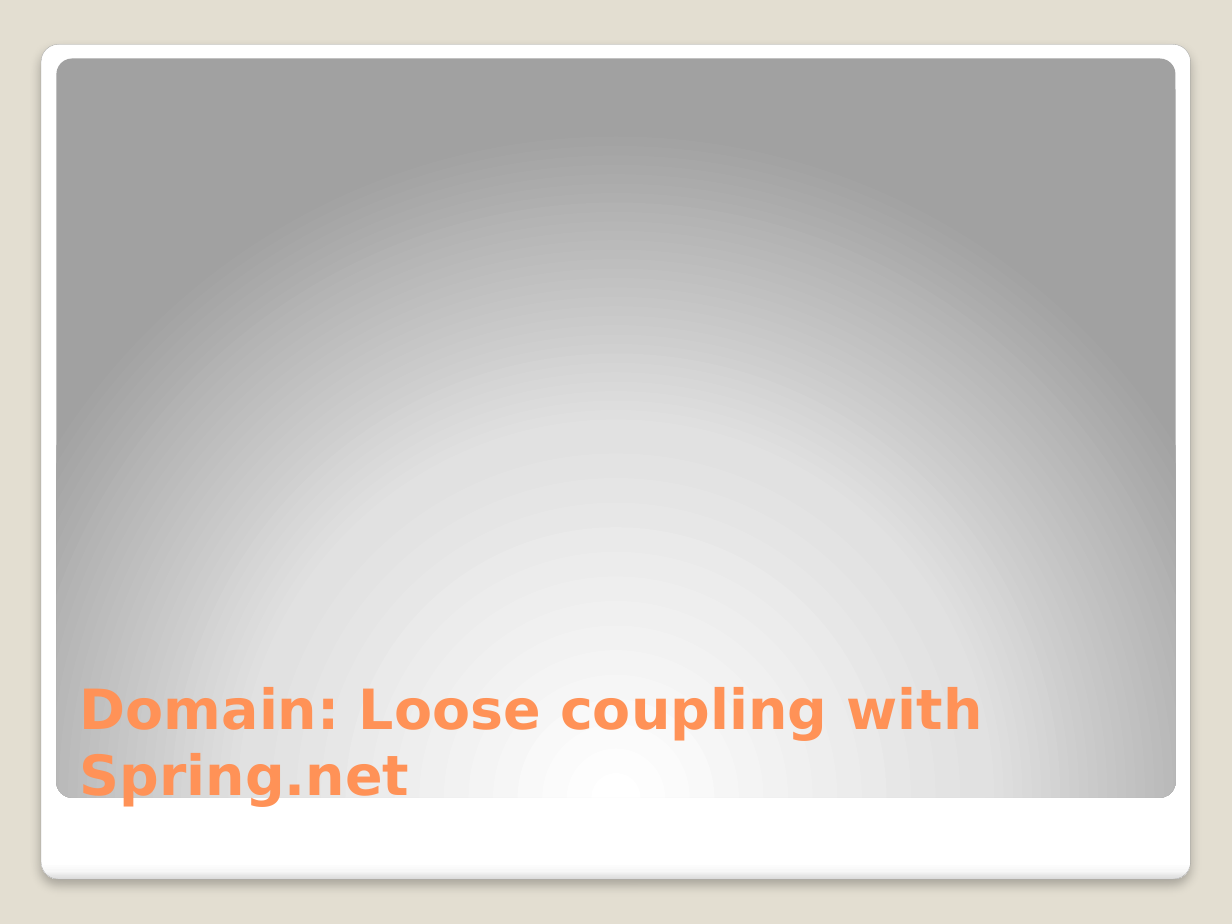
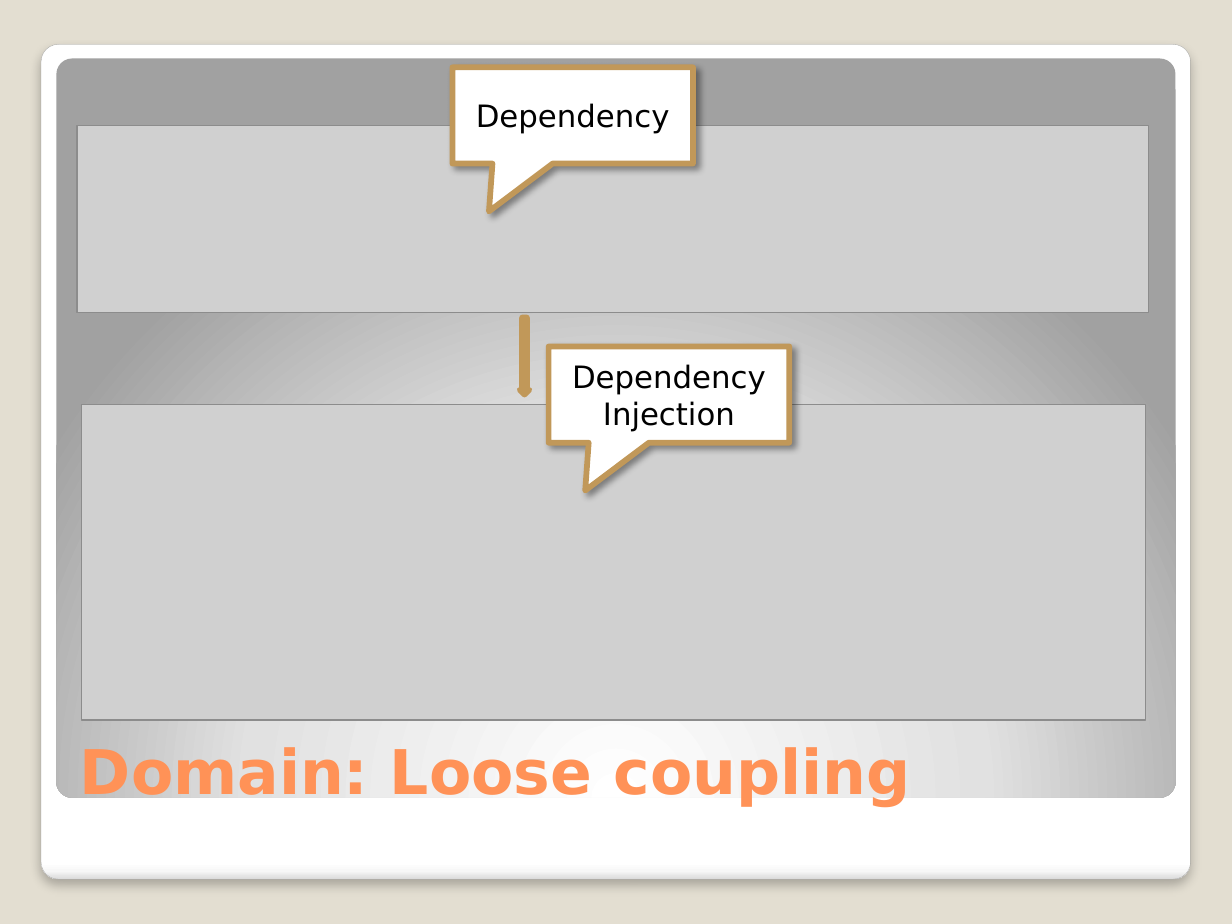
Before and after one commit to michelgrootjans/dkvlessonslearned, a slide deck: slide 8 of slides/Technical Session/Lessons learned.pptx. Drawn at 1232x924 pixels with LibreOffice and Linux fonts; fonts in the diff are those of the drawing; grey boxes stand for pictures. Boxes give left, top, right and bottom in pixels: in the first picture for what was removed or moved away, otherwise in the second. Text is boxed around its words. In the diff, an @@ line names an element or a change of style, - is before the commit and + after.

```diff
--- a/slides/Technical Session/Lessons learned.pptx
+++ b/slides/Technical Session/Lessons learned.pptx
@@ speech box added at (x1=452, y1=68, x2=692, y2=164), fill #FFFFFF, outline #C19859 3.35 pt, 18 pt, text #000000 @@
+Dependency
@@ picture added at (x1=76, y1=126, x2=1148, y2=313) @@
@@ down arrow added at (x1=520, y1=318, x2=530, y2=395), fill #C19859, outline #C19859 3.35 pt @@
@@ speech box added at (x1=548, y1=346, x2=788, y2=442), fill #FFFFFF, outline #C19859 3.35 pt, 18 pt, text #000000 @@
+Dependency Injection
@@ picture added at (x1=81, y1=404, x2=1146, y2=719) @@
@@ title at (x1=80, y1=745, x2=911, y2=808): text changed; size 32.4 to 36 pt @@
-Domain: Loose coupling with Spring.net
+Domain: Loose coupling
```
Also in this commit, not shown: 9 other slides changed, 2 slides removed.
